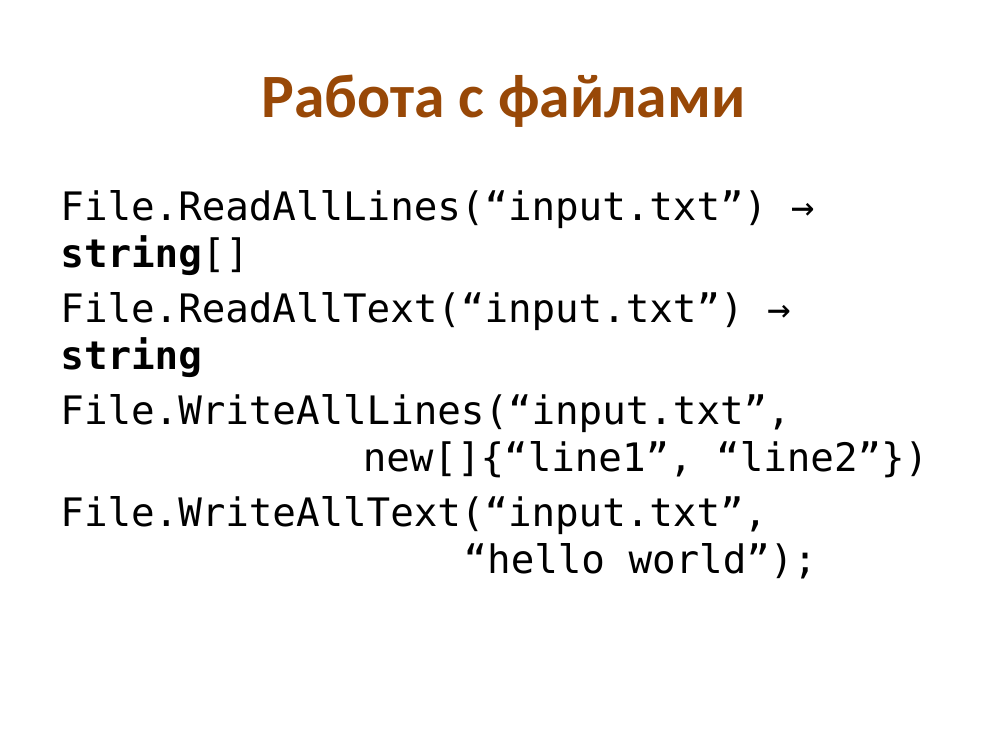
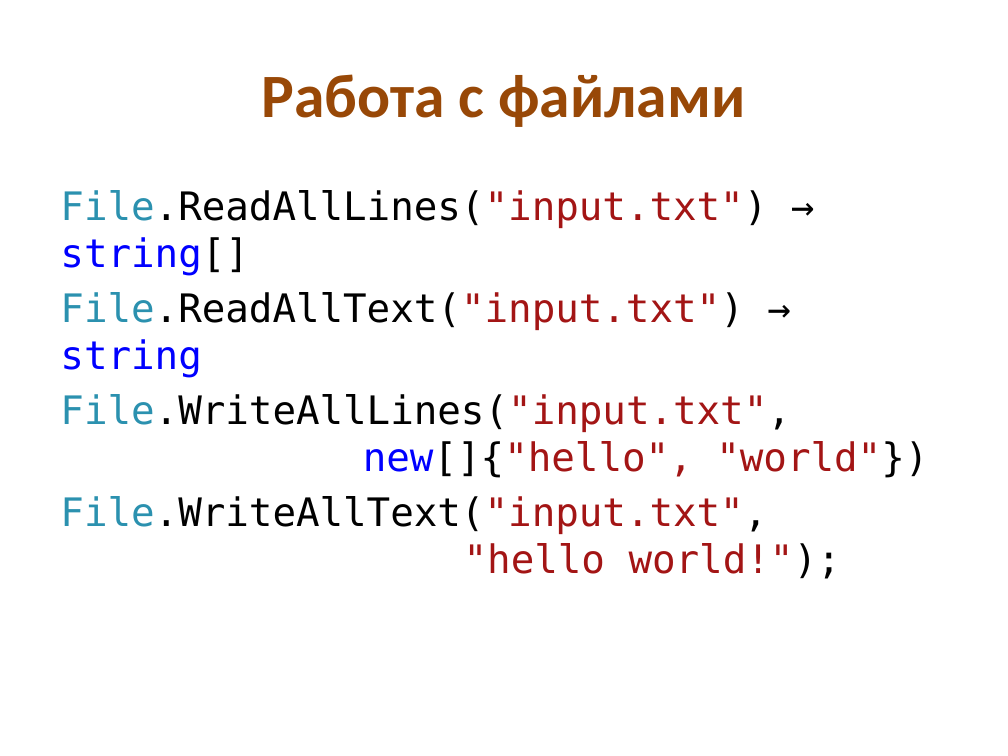
Before and after one commit to kontur-edu/intern-2014, a slide deck: slide 46 of 01-CleanCode/CleanCode.pptx (slide 42 before the commit). Drawn at 1008x756 pixels with LibreOffice and Linux fonts; fonts in the diff are those of the drawing. Boxes give left, top, right and bottom in pixels: in the first picture for what was removed or moved away, otherwise in the second. Text is boxed around its words. In the diff, an @@ line names an element or a change of style, - is before the commit and + after.

```diff
--- a/01-CleanCode/CleanCode.pptx
+++ b/01-CleanCode/CleanCode.pptx
@@ text at (60, 190, 928, 579): text changed; text colour #000000 to #A31515 @@
-File.ReadAllLines(“input.txt”) → string[]
-File.ReadAllText(“input.txt”) → string
-File.WriteAllLines(“input.txt”,
-new[]{“line1”, “line2”})
-File.WriteAllText(“input.txt”,
-“hello world”);
+File.ReadAllLines("input.txt") → string[]
+File.ReadAllText("input.txt") → string
+File.WriteAllLines("input.txt",
+new[]{"hello", "world"})
+File.WriteAllText("input.txt",
+"hello world!");
```
Also in this commit, not shown: 13 other slides changed, 6 slides added, 1 slide removed, 8 other files.
